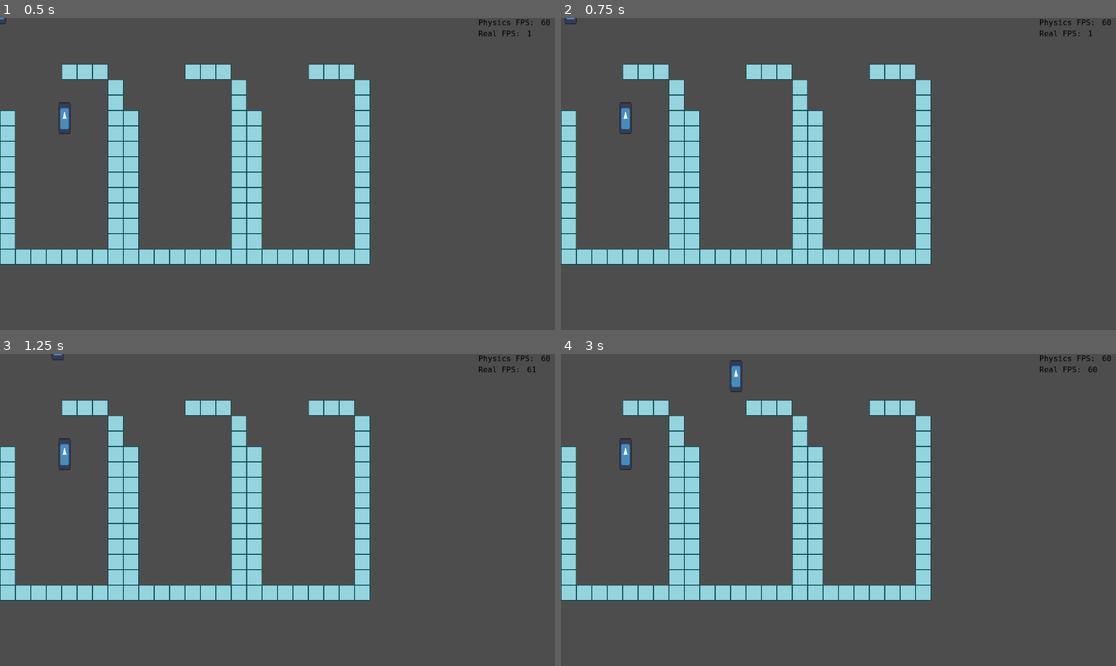
Above: before the commit, frames 1-4 (two rows, left to right).
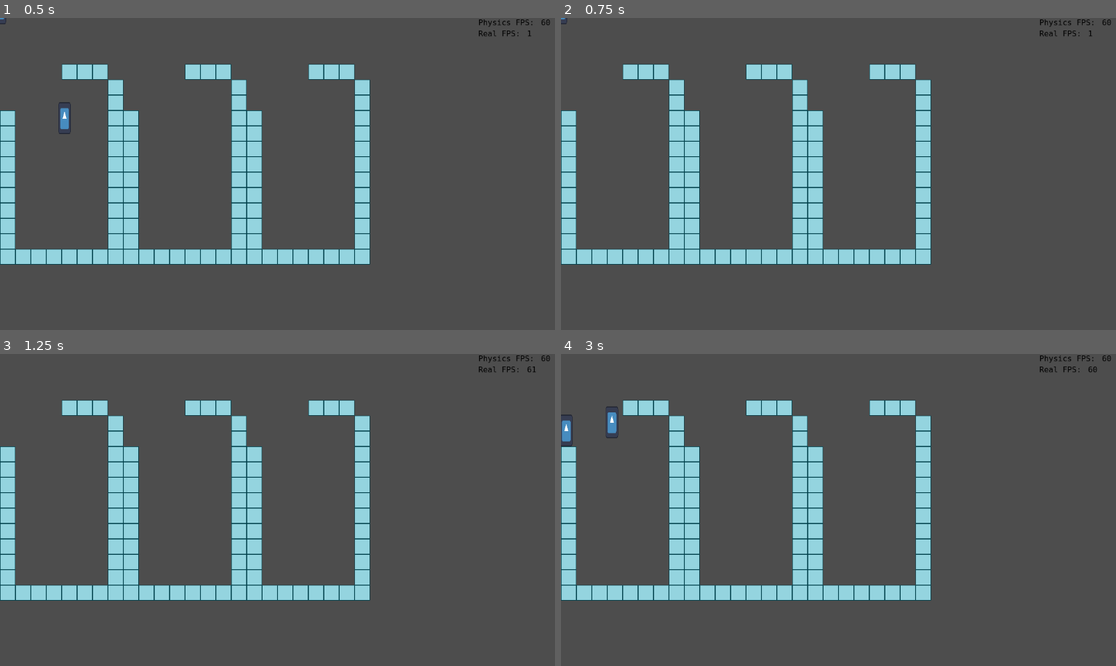
Above: after the commit, the same moments.

Repository: wync-netcode/wync-godot
Game: Godot game, scene res://rooms/lab2/lab2.tscn
Same seed, same stepped clock (60 frames per second), same inputs: the game is played once before the commit and once after it. The engine's default icon, where the game draws it, is replaced by a stand-in: a white triangle on a blue panel in a dark square.
Inputs (mouse positions are in pixels of both pictures, inside the frame that each line leads up to):
- Up to frame 1 (0.5 s): no input
- Up to frame 2 (0.75 s): tap Enter at 0.5 s; move the mouse to (960, 158) at 0.52 s; hold D (p1_right) from 0.53 s (still down); hold E (p1_interact) from 0.53 s (still down)
- Up to frame 3 (1.25 s): keep holding D (p1_right); keep holding E (p1_interact)
- Up to frame 4 (3 s): move the mouse to (727, 525) at 1.27 s; release D (p1_right) at 1.28 s; release E (p1_interact) at 1.28 s; hold S (p1_down) 1.28-2.03 s; click (727, 525) at 1.35 s; move the mouse to (894, 441) at 2.02 s; hold D (p1_right) 2.03-2.78 s; hold 1 (p1_weapon1) 2.03-2.78 s; move the mouse to (810, 572) at 2.77 s; hold W (p1_up) from 2.78 s (still down); tap 2 (p1_weapon2) at 2.85 s

Frame 1 is identical in both runs. In frame 2, 0.2% of the frame differs, in the area x 0-13%, y 0-38%; in frame 3, 0.2%; in frame 4, 0.6%, in the area x 0-33%, y 2-38%.

Commit message:
feat: replicate server state on client directly

Diff:
--- a/rooms/lab2/lab2.tscn
+++ b/rooms/lab2/lab2.tscn
@@ -93,7 +93,6 @@
 
 [node name="SyTicks" type="Node" parent="WorldServer/SystemsNetwork"]
 script = ExtResource("18_oeqdo")
-ENABLED = false
 
 [node name="SyActorRegister" type="Node" parent="WorldServer/SystemsNetwork"]
 script = ExtResource("19_rcs17")
@@ -101,17 +100,11 @@
 [node name="SyTransportLoopbackPeerRegister" type="Node" parent="WorldServer/SystemsNetwork"]
 script = ExtResource("17_320aq")
 
-[node name="SyTransportLoopbackConnection" type="Node" parent="WorldServer/SystemsNetwork"]
-script = ExtResource("19_56q07")
-ENABLED = false
-
 [node name="SyStateExtractor" type="Node" parent="WorldServer/SystemsNetwork"]
 script = ExtResource("20_03l6t")
-ENABLED = false
 
 [node name="SyTransportLoopback" type="Node" parent="WorldServer/SystemsNetwork"]
 script = ExtResource("21_rayuf")
-ENABLED = false
 
 [node name="WorldClient1" type="Node" parent="."]
 script = ExtResource("4_wplyx")
@@ -165,27 +158,24 @@
 
 [node name="SystemsNetwork" type="Node" parent="WorldClient1"]
 
+[node name="SyTicks" type="Node" parent="WorldClient1/SystemsNetwork"]
+script = ExtResource("18_oeqdo")
+ENABLED = false
+
 [node name="SyActorRegister" type="Node" parent="WorldClient1/SystemsNetwork"]
 script = ExtResource("19_rcs17")
 
 [node name="SyTransportLoopbackPeerRegister" type="Node" parent="WorldClient1/SystemsNetwork"]
 script = ExtResource("17_320aq")
 
-[node name="SyTicks" type="Node" parent="WorldClient1/SystemsNetwork"]
-script = ExtResource("18_oeqdo")
-ENABLED = false
-
 [node name="SyTransportLoopbackConnection" type="Node" parent="WorldClient1/SystemsNetwork"]
 script = ExtResource("19_56q07")
-ENABLED = false
 
 [node name="SyTransportLoopback" type="Node" parent="WorldClient1/SystemsNetwork"]
 script = ExtResource("21_rayuf")
-ENABLED = false
 
 [node name="SyClientProcessPackets" type="Node" parent="WorldClient1/SystemsNetwork"]
 script = ExtResource("24_f7iic")
-ENABLED = false
 
 [node name="CanvasLayer" type="CanvasLayer" parent="."]
 
--- a/src/systems/network/sy_client_process_packets.gd
+++ b/src/systems/network/sy_client_process_packets.gd
@@ -8,11 +8,28 @@
 
 
 func on_process_entity(entity: Entity, _delta: float):
-	var co_client = entity.get_component(CoClient.label) as CoClient
 	var co_io = entity.get_component(CoIOPackets.label) as CoIOPackets
+	var single_actors = ECS.get_singleton(self, "EnSingleActors")
+	if not single_actors:
+		print("E: Couldn't find singleton EnSingleActors")
+		return
+	var co_actors = single_actors.get_component(CoSingleActors.label) as CoSingleActors
+
 
 	for pkt: NetPacket in co_io.in_packets:
 		co_io.in_packets.erase(pkt)
 
-		if pkt.data.positions.size():
-			print("Client %s received data: %s " % [co_io.peer_id, pkt.data.positions[0]])
+		# TODO: proper packet checking
+		if pkt.data.positions.size() != pkt.data.entity_ids.size():
+			continue
+
+		for id in pkt.data.entity_ids:
+			var actor = co_actors.actors[id]
+			if not actor:
+				print("W: Couldn't find actor with id %s" % id)
+				continue
+
+			if actor is not Node2D:
+				continue
+
+			(actor as Node2D).position = pkt.data.positions[id]
--- a/src/systems/network/sy_state_extractor.gd
+++ b/src/systems/network/sy_state_extractor.gd
@@ -1,5 +1,7 @@
 extends System
 class_name SyStateExtractor
+
+## Extracts state from actors
 
 func _ready():
 	components = "%s,%s" % [CoActor.label, CoCollider.label]
--- a/src/systems/network/sy_transport_loopback.gd
+++ b/src/systems/network/sy_transport_loopback.gd
@@ -1,6 +1,7 @@
 extends System
 class_name SyTransportLoopback
 
+## Fake network to sends and receives packets to itself
 
 func _ready():
 	components = "%s" % [CoIOPackets.label]
@@ -14,12 +15,10 @@
 	# components
 
 	var co_io_packets = entity.get_component(CoIOPackets.label) as CoIOPackets
-
-	var single_transport = ECS.get_singleton(entity, "EnSingleTransportLoopback")
-	if not single_transport:
-		print("E: Couldn't find singleton EnSingleTransportLoopback")
+	var co_loopback = GlobalSingletons.singleton.get_component(CoTransportLoopback.label) as CoTransportLoopback
+	if not co_loopback:
+		print("E: Couldn't find singleton CoTransportLoopback")
 		return
-	var co_loopback = single_transport.get_component(CoTransportLoopback.label) as CoTransportLoopback
 
 	# look for pending packets to send flying over our fake network
 
--- a/src/systems/network/sy_transport_loopback_connection.gd
+++ b/src/systems/network/sy_transport_loopback_connection.gd
@@ -57,4 +57,4 @@
 	co_client.identifier = server_peer.identifier
 	co_client.server_peer = co_server_io.peer_id
 
-	print("Client connected %s:%s " % [entity, entity.name])
+	print("D: Client connected %s:%s to %s" % [entity, entity.name, co_server])
